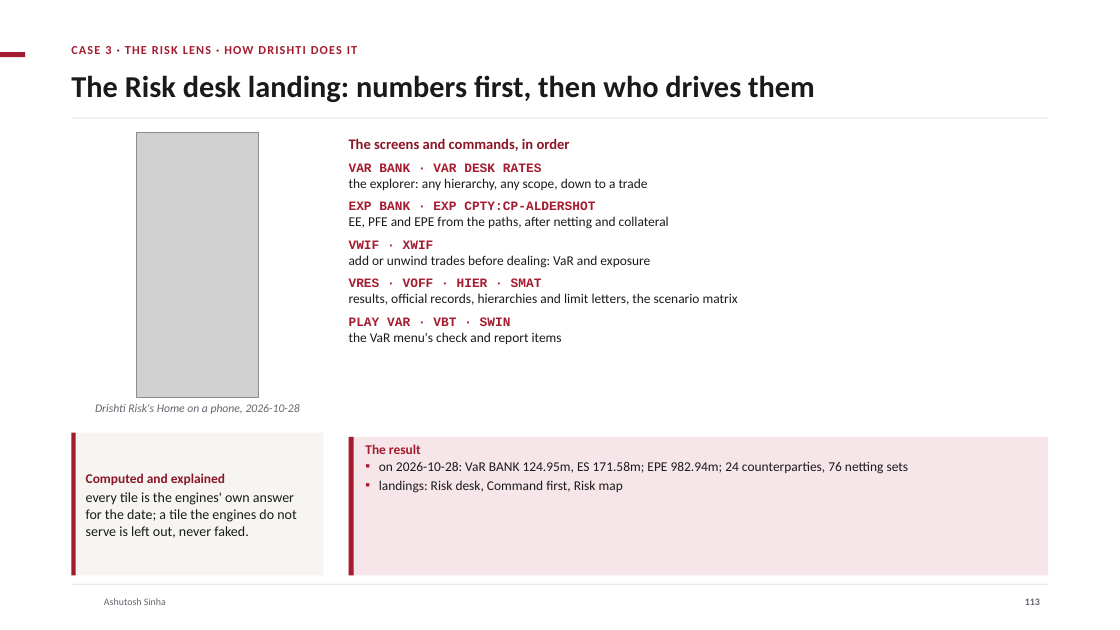
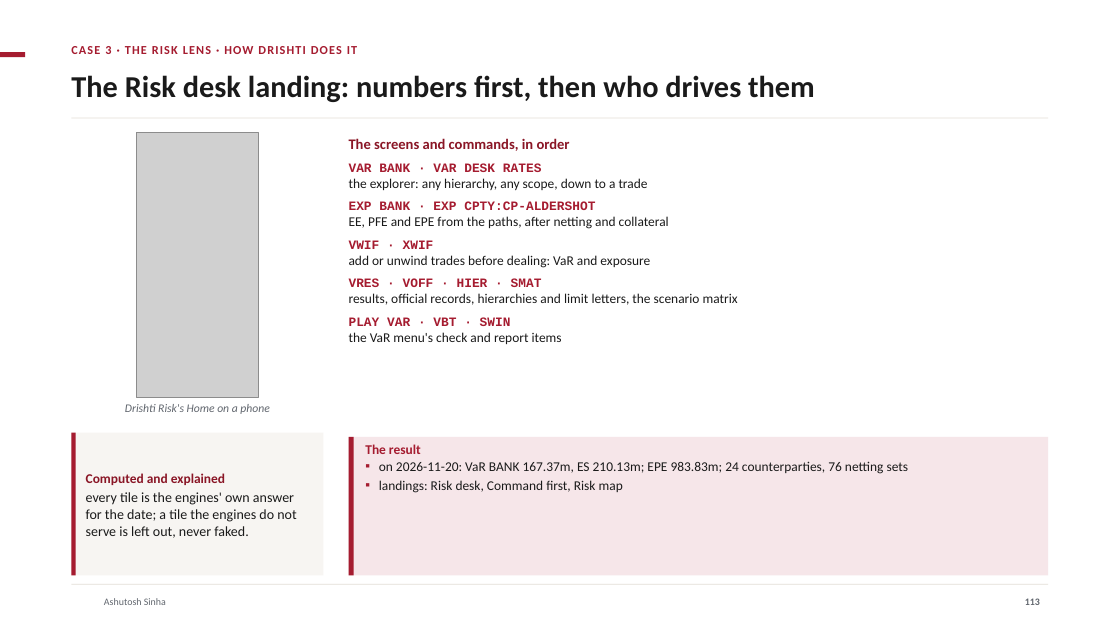
Before and after one commit to ajsinha/drishti, a slide deck: slide 113 of docs/publications/Drishti-Design-and-Evidence.pptx. Drawn at 1120x630 pixels with LibreOffice and Linux fonts; fonts in the diff are those of the drawing; grey boxes stand for pictures; background and template pictures are left out. Boxes give left, top, right and bottom in pixels: in the first picture for what was removed or moved away, otherwise in the second. Text is boxed around its words. In the diff, an @@ line names an element or a change of style, - is before the commit and + after.

```diff
--- a/docs/publications/Drishti-Design-and-Evidence.pptx
+++ b/docs/publications/Drishti-Design-and-Evidence.pptx
@@ text at [125,404,269,414]: text changed @@
-Drishti Risk's Home on a phone, 2026-10-28
+Drishti Risk's Home on a phone
@@ text at [379,461,909,474]: text changed @@
-▪ on 2026-10-28: VaR BANK 124.95m, ES 171.58m; EPE 982.94m; 24 counterparties, 76 netting sets
+▪ on 2026-11-20: VaR BANK 167.37m, ES 210.13m; EPE 983.83m; 24 counterparties, 76 netting sets
```
Also in this commit, not shown: 20 other slides changed, 1 slide added, 2 other files.
